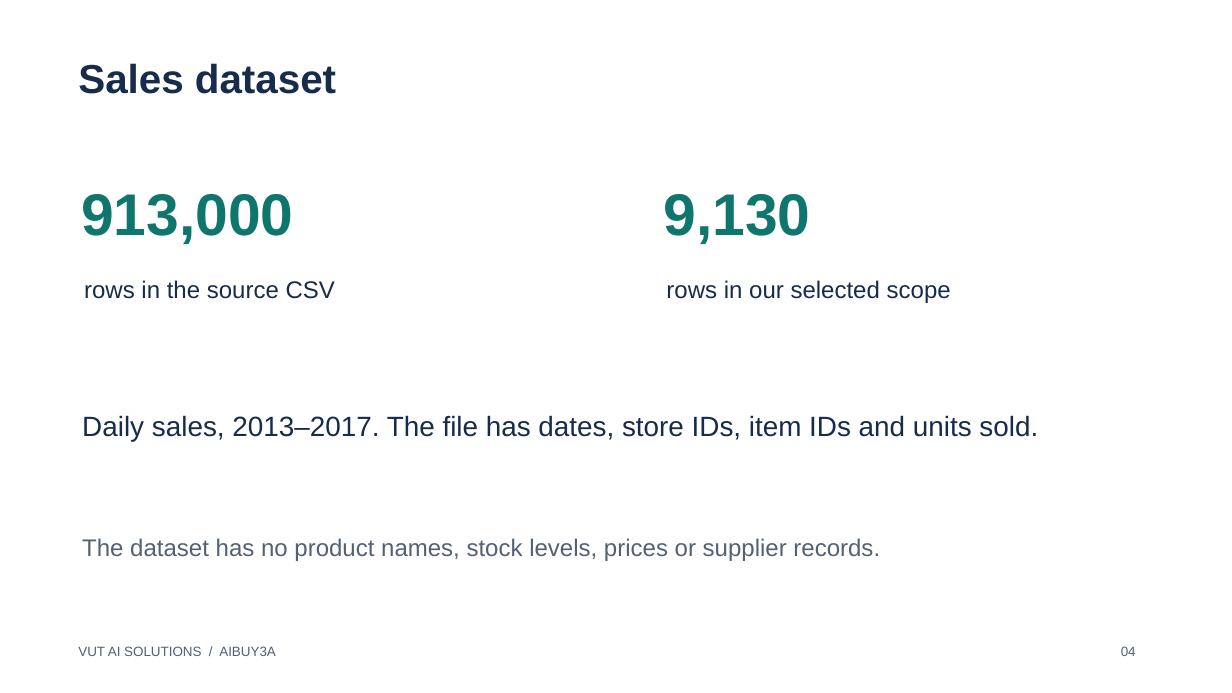
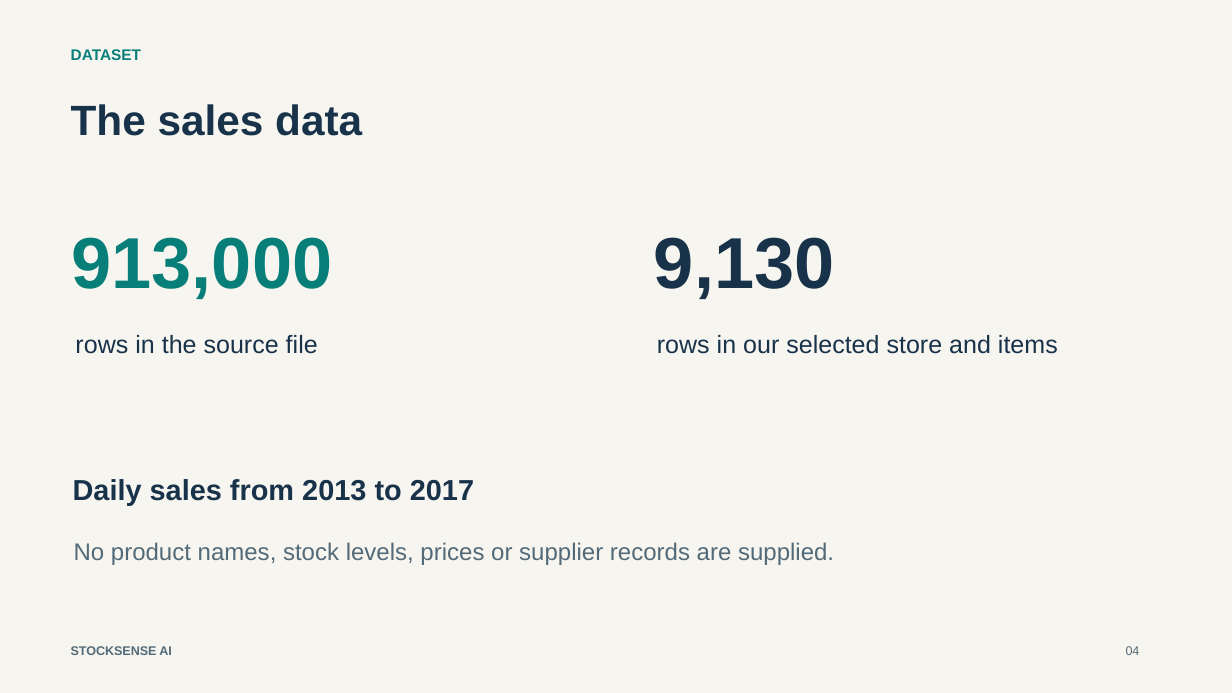
Before and after one commit to VUT-AI-SOLUTIONS-2026/stocksense-ai, a slide deck: slide 4 of docs/StockSense_AI_Presentation_Review.pptx. Drawn at 1232x693 pixels with LibreOffice and Linux fonts; fonts in the diff are those of the drawing. Boxes give left, top, right and bottom in pixels: in the first picture for what was removed or moved away, otherwise in the second. Text is boxed around its words. In the diff, an @@ line names an element or a change of style, - is before the commit and + after.

```diff
--- a/docs/StockSense_AI_Presentation_Review.pptx
+++ b/docs/StockSense_AI_Presentation_Review.pptx
@@ background #FFFFFF to #F7F5F0 @@
@@ text at <box>71,49,141,60</box>: text changed; size 31.5 to 12 pt; text colour #172B4D to #087E79 @@
-Sales dataset
+DATASET
@@ text added at <box>71,104,362,136</box>, 33 pt, text #18324A, bold @@
+The sales data
@@ text "913,000": place and size @@
-text "913,000" at <box>81,194,293,244</box>
+text "913,000" at <box>72,237,333,299</box>
@@ text "913,000" at <box>72,237,333,299</box>: size 45.8 to 56.2 pt, text colour #0F766E to #087E79 @@
@@ text "9,130": place and size @@
-text "9,130" at <box>664,194,811,244</box>
+text "9,130" at <box>654,237,834,299</box>
@@ text "9,130" at <box>654,237,834,299</box>: size 45.8 to 56.2 pt, text colour #0F766E to #18324A @@
@@ text at <box>75,335,318,354</box>: text changed; size 18.8 to 19.5 pt; text colour #172B4D to #18324A @@
-rows in the source CSV
+rows in the source file
@@ text at <box>657,335,1058,354</box>: text changed; size 18.8 to 19.5 pt; text colour #172B4D to #18324A @@
-rows in our selected scope
+rows in our selected store and items
@@ text at <box>73,479,474,505</box>: text changed; size 21.8 to 22.5 pt; text colour #172B4D to #18324A; bold on @@
-Daily sales, 2013–2017. The file has dates, store IDs, item IDs and units sold.
+Daily sales from 2013 to 2017
@@ text at <box>74,542,834,565</box>: text changed; text colour #526174 to #536A78 @@
-The dataset has no product names, stock levels, prices or supplier records.
+No product names, stock levels, prices or supplier records are supplied.
@@ text added at <box>71,646,172,655</box>, 9.8 pt, text #536A78, bold @@
+STOCKSENSE AI
@@ text removed at <box>78,646,276,656</box> @@
-VUT AI SOLUTIONS / AIBUY3A
@@ text "04" at <box>1126,646,1140,655</box>: size 10.5 to 9.8 pt, text colour #526174 to #536A78 @@
```
Also in this commit, not shown: 7 other slides changed, 6 slides added, 6 slides removed, 1 other file.
